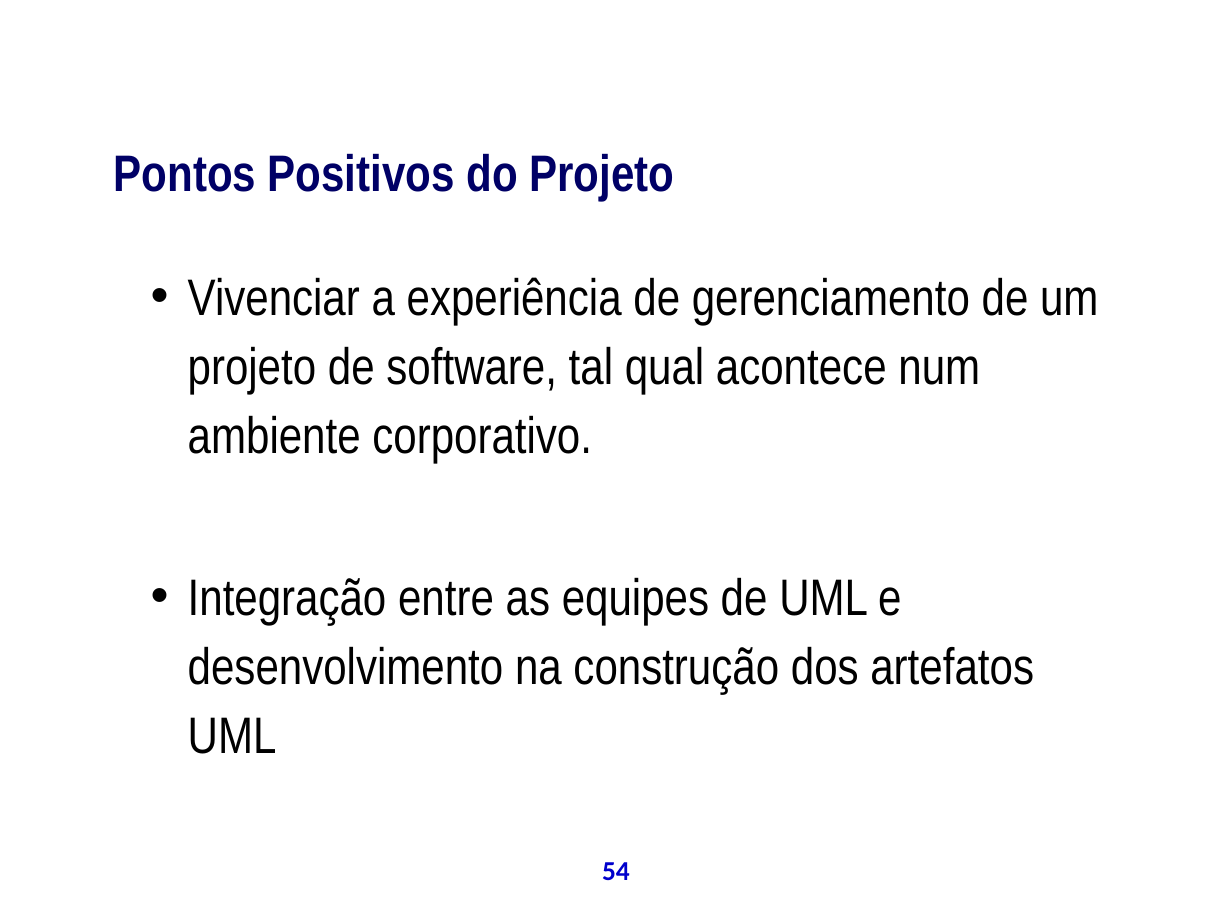
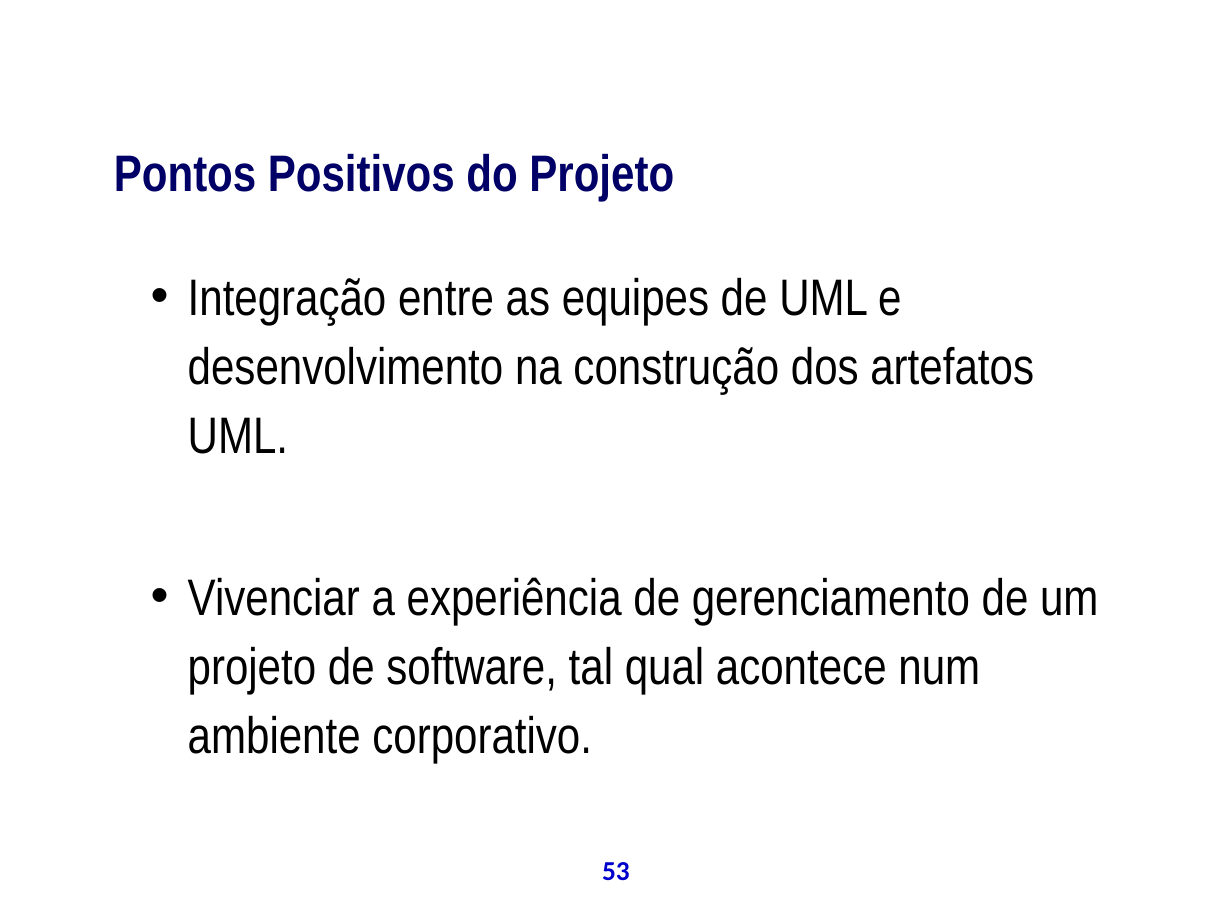
Before and after one commit to theoziran/sislodim, a slide deck: slide 53 of documentos/ProjetoPSA/Apresentação Final.ppt (slide 54 before the commit). Drawn at 1232x924 pixels with LibreOffice and Linux fonts; fonts in the diff are those of the drawing; background and template pictures are left out. Boxes give left, top, right and bottom in pixels: in the first picture for what was removed or moved away, otherwise in the second. Text is boxed around its words. In the diff, an @@ line names an element or a change of style, - is before the commit and + after.

```diff
--- a/documentos/ProjetoPSA/Apresentação Final.ppt
+++ b/documentos/ProjetoPSA/Apresentação Final.ppt
@@ text at (188, 277, 1034, 454): paragraph added @@
+  • Integração entre as equipes de UML e desenvolvimento na construção dos artefatos UML.
@@ text at (188, 577, 1034, 754): paragraph removed @@
-  • Integração entre as equipes de UML e desenvolvimento na construção dos artefatos UML
@@ page number at (602, 862, 630, 881): text changed @@
-54
+53
```
Also in this commit, not shown: 34 other slides changed, 2 slides added, 1 slide removed.
